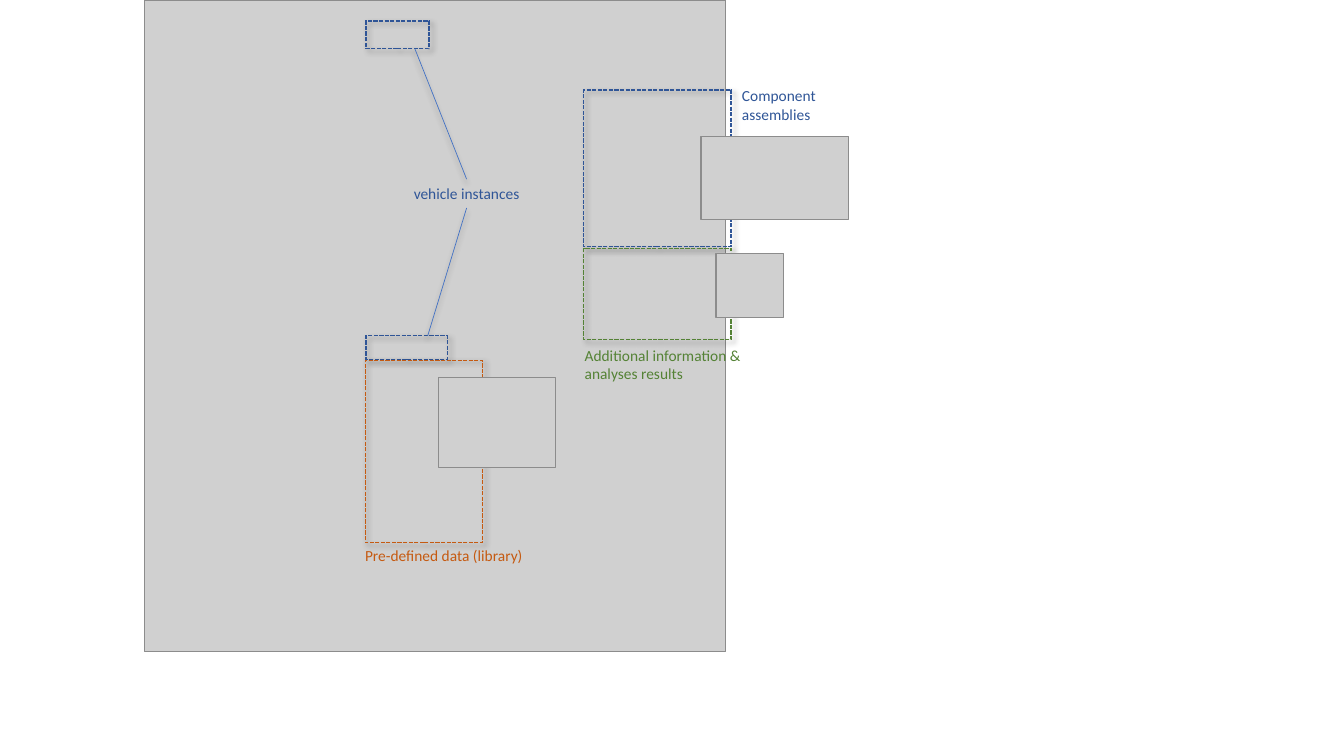
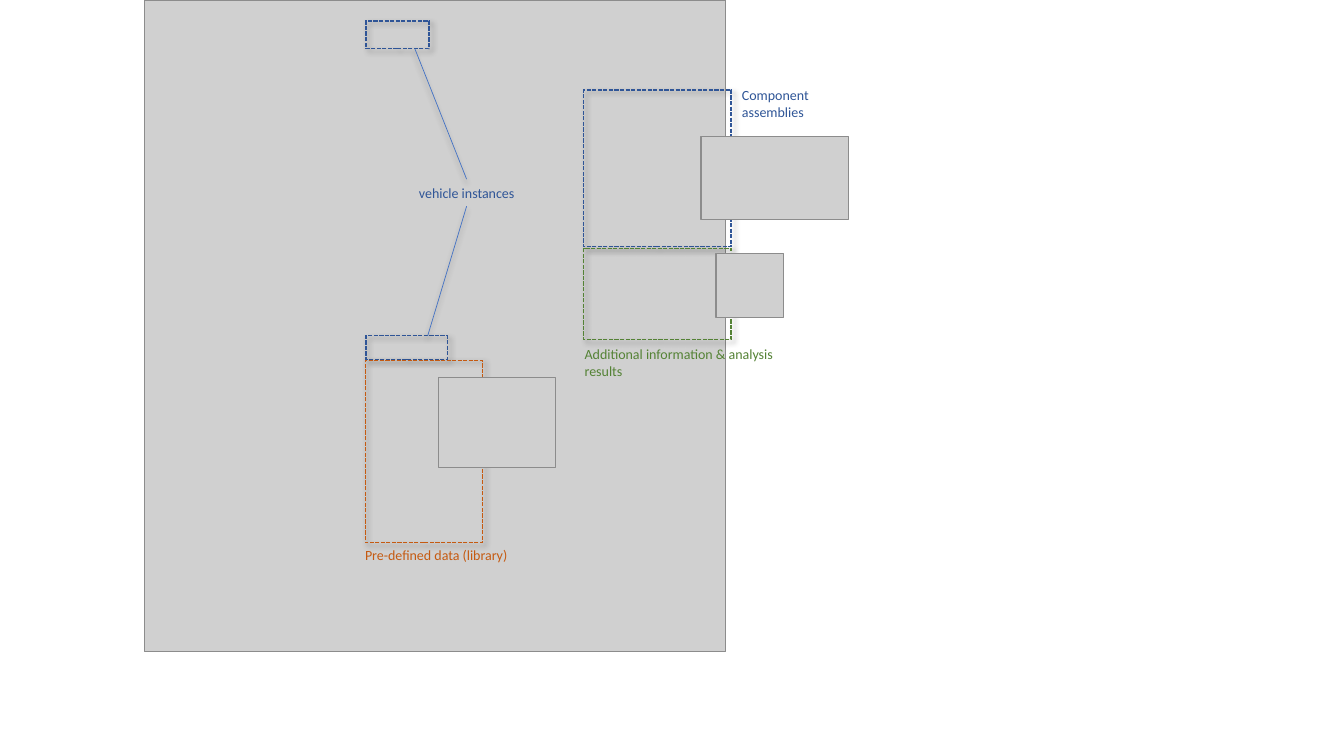
Before and after one commit to DLR-SL/CPACS, a slide deck: slide 1 of development/images/dataHierarchy.pptx. Drawn at 1344x756 pixels with LibreOffice and Linux fonts; fonts in the diff are those of the drawing; grey boxes stand for pictures. Boxes give left, top, right and bottom in pixels: in the first picture for what was removed or moved away, otherwise in the second. Text is boxed around its words. In the diff, an @@ line names an element or a change of style, - is before the commit and + after.

```diff
--- a/development/images/dataHierarchy.pptx
+++ b/development/images/dataHierarchy.pptx
@@ text at (585, 349, 773, 376): text changed; size 11 to 10 pt @@
-Additional information & analyses results
+Additional information & analysis results
@@ size 11 to 10 pt in 3 elements at (419, 188, 515, 198), (742, 91, 809, 117), (365, 550, 508, 563) @@
```
Also in this commit, not shown: 2 other files.
